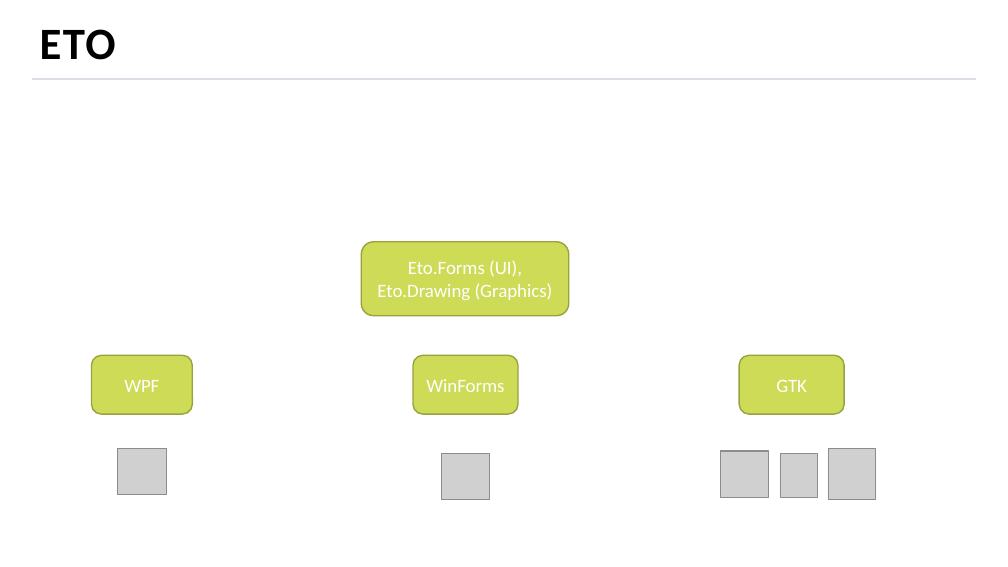
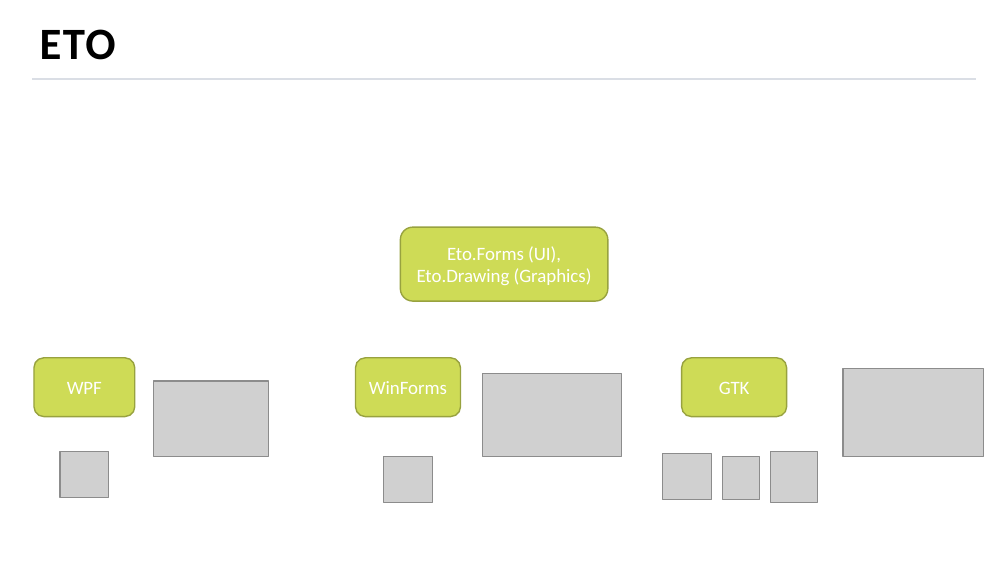
Before and after one commit to MihailRomanov/TechTalks_GUI_in_Net, a slide deck: slide 17 of presentation.pptx. Drawn at 1008x567 pixels with LibreOffice and Linux fonts; fonts in the diff are those of the drawing; grey boxes stand for pictures; background and template pictures are left out. Boxes give left, top, right and bottom in pixels: in the first picture for what was removed or moved away, otherwise in the second. Text is boxed around its words. In the diff, an @@ line names an element or a change of style, - is before the commit and + after.

Commit message:
Add some slides

```diff
--- a/presentation.pptx
+++ b/presentation.pptx
@@ rounded rectangle "Eto.Forms (UI), Eto.Drawing (Graphics)": place and size @@
-rounded rectangle "Eto.Forms (UI), Eto.Drawing (Graphics)" at <box>361,242,569,316</box>
+rounded rectangle "Eto.Forms (UI), Eto.Drawing (Graphics)" at <box>400,227,608,300</box>
@@ rounded rectangle "WinForms": place and size @@
-rounded rectangle "WinForms" at <box>413,355,518,413</box>
+rounded rectangle "WinForms" at <box>356,358,461,416</box>
@@ 4 pictures, 2 rounded rectangles: place and size @@
-4 pictures, 2 rounded rectangles at <box>92,355,875,500</box>
+4 pictures, 2 rounded rectangles at <box>34,358,817,503</box>
@@ picture added at <box>153,381,268,457</box> @@
@@ picture added at <box>482,374,621,457</box> @@
@@ picture added at <box>843,369,983,457</box> @@
@@ picture: place and size @@
-picture at <box>780,454,816,497</box>
+picture at <box>723,457,759,500</box>
```
